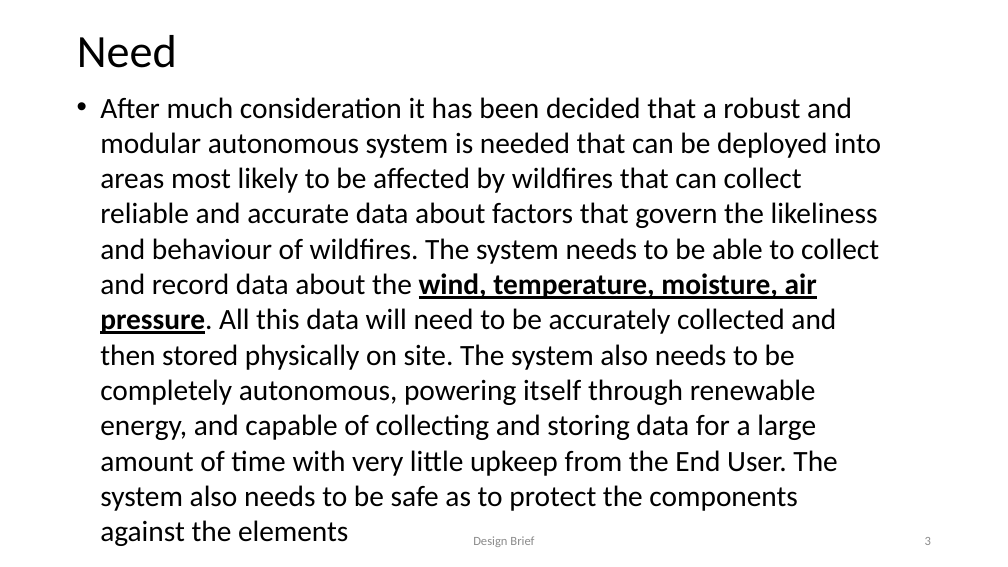
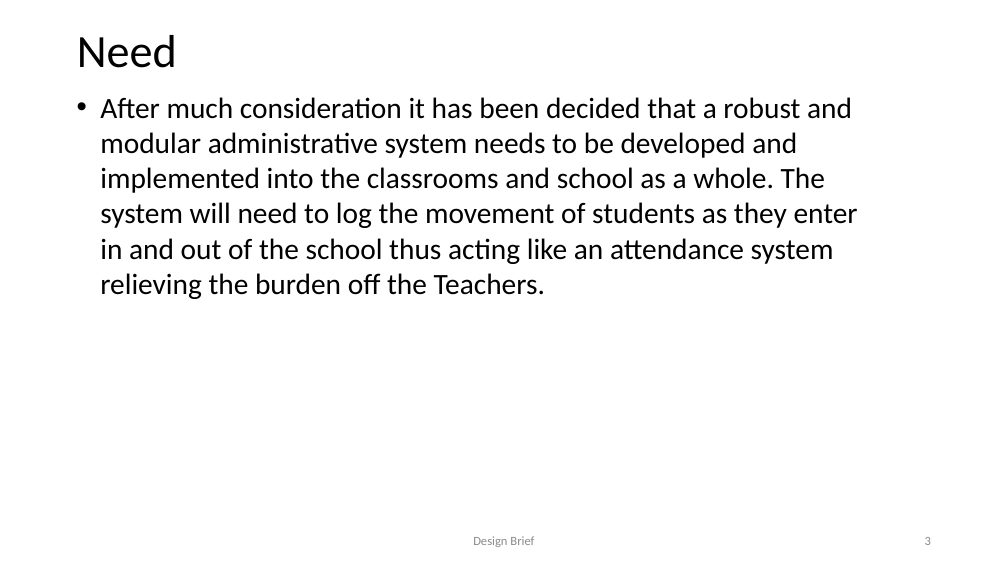
Before and after one commit to Karna-A/Sys-Engineering, a slide deck: slide 3 of Folio/Design Brief RFID FINAL.pptx. Drawn at 1008x567 pixels with LibreOffice and Linux fonts; fonts in the diff are those of the drawing. Boxes give left, top, right and bottom in pixels: in the first picture for what was removed or moved away, otherwise in the second. Text is boxed around its words. In the diff, an @@ line names an element or a change of style, - is before the commit and + after.

```diff
--- a/Folio/Design Brief RFID FINAL.pptx
+++ b/Folio/Design Brief RFID FINAL.pptx
@@ text at (100, 97, 858, 299): text changed @@
-• After much consideration it has been decided that a robust and modular autonomous system is needed that can be deployed into areas most likely to be affected by wildfires that can collect reliable and accurate data about factors that govern the likeliness and behaviour of wildfires. The system needs to be able to collect and record data about the wind, temperature, moisture, air pressure. All this data will need to be accurately collected and then stored physically on site. The system also needs to be completely autonomous, powering itself through renewable energy, and capable of collecting and storing data for a large amount of time with very little upkeep from the End User. The system also needs to be safe as to protect the components against the elements
+• After much consideration it has been decided that a robust and modular administrative system needs to be developed and implemented into the classrooms and school as a whole. The system will need to log the movement of students as they enter in and out of the school thus acting like an attendance system relieving the burden off the Teachers.
```
Also in this commit, not shown: 1 other slide changed, 1 slide added, 1 slide removed.
